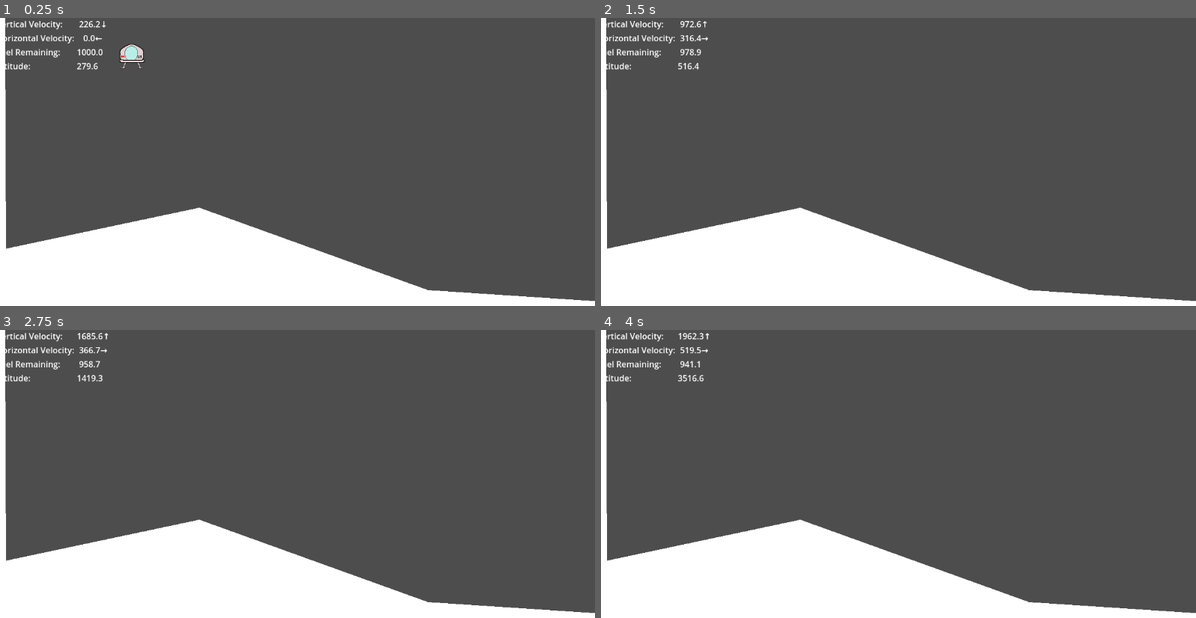
Above: before the commit, frames 1-4 (two rows, left to right).
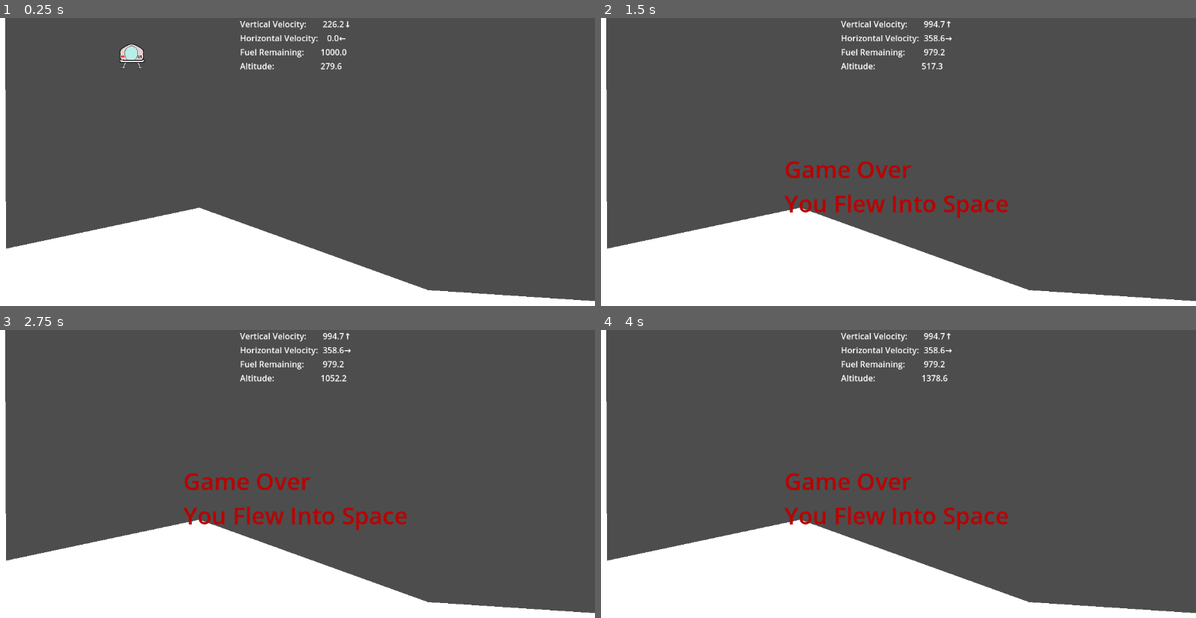
Above: after the commit, the same moments.

Repository: BriarSMC/LunarLander
Game: Godot game, scene res://scenes/start_level.tscn
The game is run twice, just before and just after one commit, with the same random seed, the same clock (stepped at 60 frames per second) and the same inputs.
Inputs:
- Up to frame 1 (0.25 s): no input
- Up to frame 2 (1.5 s): hold Right (go_right) 0.53-1.28 s; hold Space (engine_control) 0.53-1.28 s; hold Left (go_left) from 1.28 s (still down); tap Space (engine_control) at 1.35 s
- Up to frame 3 (2.75 s): release Left (go_left) at 2.03 s; hold Right (go_right) from 2.03 s (still down); hold Space (engine_control) from 2.03 s (still down)
- Up to frame 4 (4 s): release Space (engine_control) at 2.78 s; tap Space (engine_control) at 2.85 s; release Right (go_right) at 3.53 s; hold Left (go_left) from 3.53 s (still down); hold Space (engine_control) from 3.53 s (still down)

The runs differ from the first frame. In frame 1, 1.3% of the frame differs, in the area x 0-59%, y 1-18%; in frame 2, 2.6%; in frame 3, 2.6%, in the area x 0-69%, y 1-70%; in frame 4, 2.6%.

Commit message:
fix HUD and game over

Diff:
--- a/scenes/hud.tscn
+++ b/scenes/hud.tscn
@@ -2,50 +2,74 @@
 
 [ext_resource type="Script" path="res://scripts/hud.gd" id="1_i2qmi"]
 
-[node name="HUD" type="Control"]
+[node name="HUD" type="CanvasLayer"]
+script = ExtResource("1_i2qmi")
+
+[node name="UI" type="Control" parent="."]
 layout_mode = 3
 anchors_preset = 15
 anchor_right = 1.0
 anchor_bottom = 1.0
 grow_horizontal = 2
 grow_vertical = 2
-script = ExtResource("1_i2qmi")
 
-[node name="HBoxContainer" type="HBoxContainer" parent="."]
-layout_mode = 0
-offset_right = 40.0
-offset_bottom = 40.0
+[node name="HBoxContainer" type="HBoxContainer" parent="UI"]
+layout_mode = 1
+anchors_preset = 5
+anchor_left = 0.5
+anchor_right = 0.5
+offset_left = -82.5
+offset_right = 82.5
+offset_bottom = 104.0
+grow_horizontal = 2
 
-[node name="Headings" type="VBoxContainer" parent="HBoxContainer"]
+[node name="Headings" type="VBoxContainer" parent="UI/HBoxContainer"]
 layout_mode = 2
 
-[node name="VerticalVelocity" type="Label" parent="HBoxContainer/Headings"]
+[node name="VerticalVelocity" type="Label" parent="UI/HBoxContainer/Headings"]
 layout_mode = 2
 text = "Vertical Velocity:"
 
-[node name="HorizontalVelocity" type="Label" parent="HBoxContainer/Headings"]
+[node name="HorizontalVelocity" type="Label" parent="UI/HBoxContainer/Headings"]
 layout_mode = 2
 text = "Horizontal Velocity:"
 
-[node name="FuelRemaining" type="Label" parent="HBoxContainer/Headings"]
+[node name="FuelRemaining" type="Label" parent="UI/HBoxContainer/Headings"]
 layout_mode = 2
 text = "Fuel Remaining:"
 
-[node name="Altitude" type="Label" parent="HBoxContainer/Headings"]
+[node name="Altitude" type="Label" parent="UI/HBoxContainer/Headings"]
 layout_mode = 2
 text = "Altitude:"
 
-[node name="Values" type="VBoxContainer" parent="HBoxContainer"]
+[node name="Values" type="VBoxContainer" parent="UI/HBoxContainer"]
 layout_mode = 2
 
-[node name="VerticalVelocity" type="Label" parent="HBoxContainer/Values"]
+[node name="VerticalVelocity" type="Label" parent="UI/HBoxContainer/Values"]
+layout_mode = 2
+text = "0"
+
+[node name="HorzontalVelocity" type="Label" parent="UI/HBoxContainer/Values"]
 layout_mode = 2
 
-[node name="HorzontalVelocity" type="Label" parent="HBoxContainer/Values"]
+[node name="FuelRemaning" type="Label" parent="UI/HBoxContainer/Values"]
 layout_mode = 2
 
-[node name="FuelRemaning" type="Label" parent="HBoxContainer/Values"]
+[node name="Altitude" type="Label" parent="UI/HBoxContainer/Values"]
 layout_mode = 2
 
-[node name="Altitude" type="Label" parent="HBoxContainer/Values"]
-layout_mode = 2
+[node name="GameOver" type="Label" parent="UI"]
+layout_mode = 1
+anchors_preset = 8
+anchor_left = 0.5
+anchor_top = 0.5
+anchor_right = 0.5
+anchor_bottom = 0.5
+offset_left = -0.5
+offset_top = -21.0
+offset_right = 0.5
+offset_bottom = 21.0
+grow_horizontal = 2
+grow_vertical = 2
+theme_override_colors/font_color = Color(0.733333, 0, 0, 1)
+theme_override_font_sizes/font_size = 45
--- a/scenes/start_level.tscn
+++ b/scenes/start_level.tscn
@@ -7,6 +7,14 @@
 rough = true
 
 [node name="StartLevel" type="Node2D"]
+
+[node name="Boundries" type="Node2D" parent="."]
+
+[node name="LeftBoundry" type="Marker2D" parent="Boundries"]
+position = Vector2(0, -100)
+
+[node name="RightBoundry" type="Marker2D" parent="Boundries"]
+position = Vector2(3900, -100)
 
 [node name="surface" type="StaticBody2D" parent="."]
 position = Vector2(509, 482)
@@ -22,10 +30,10 @@
 scale = Vector2(2.07616, 1)
 polygon = PackedVector2Array(-534.159, -912, -512.966, -913, -511.077, -66.9953, -491.471, -75.6452, -332, -146, -120,  …(192 unchanged characters)…
 
-[node name="Lander" parent="." node_paths=PackedStringArray("hud") instance=ExtResource("1_6fapf")]
+[node name="Lander" parent="." node_paths=PackedStringArray("hud", "left_boundry_marker") instance=ExtResource("1_6fapf")]
 editor_description = "Lander Custom sObject"
 position = Vector2(261, 46)
 hud = NodePath("../HUD")
+left_boundry_marker = NodePath("../Boundries/LeftBoundry")
 
 [node name="HUD" parent="." instance=ExtResource("2_w431u")]
-editor_description = "HUD (Heads-Up Display) Custom Object"
--- a/scripts/altimeter.gd
+++ b/scripts/altimeter.gd
@@ -24,7 +24,7 @@
 
 # private variables
 
-var _hud: Control
+var _hud: CanvasLayer
 var _active := true
 
 # onready variables
--- a/scripts/hud.gd
+++ b/scripts/hud.gd
@@ -1,5 +1,5 @@
 class_name HUD
-extends Control
+extends CanvasLayer
 
 
 #region Description
@@ -16,6 +16,7 @@
 
 signal hud_velocity_fuel_changed (linear_velocity: Vector2, fuel_on_board: float)
 signal hud_altitude_changed (altitude: float)
+signal hud_gameover_changed (message: String, success: bool)
 
 # enums
 
@@ -30,10 +31,11 @@
 # onready variables
 
 # Pointers to HUD components
-@onready var vvel_value := $HBoxContainer/Values/VerticalVelocity
-@onready var hvel_value := $HBoxContainer/Values/HorzontalVelocity
-@onready var fuel_value := $HBoxContainer/Values/FuelRemaning
-@onready var altitude  := $HBoxContainer/Values/Altitude
+@onready var vvel_value := $UI/HBoxContainer/Values/VerticalVelocity
+@onready var hvel_value := $UI/HBoxContainer/Values/HorzontalVelocity
+@onready var fuel_value := $UI/HBoxContainer/Values/FuelRemaning
+@onready var altitude	:= $UI/HBoxContainer/Values/Altitude
+@onready var gameover 	:= $UI/GameOver
 
 #endregion
 
@@ -52,6 +54,7 @@
 func _ready():
 	hud_velocity_fuel_changed.connect(_new_velocity_fuel_values)
 	hud_altitude_changed.connect(_new_altitude)
+	hud_gameover_changed.connect(_gameover)
 
 
 # Built-in Signal Callbacks
@@ -110,5 +113,19 @@
 func _new_altitude(alt: float) -> void:
 	altitude.text = "%.1f" % alt
 
+# _gameover(message)
+# Display altitude on the HUD
+#
+# Parameters
+#	message: String					Message to display in game over box
+# Return
+#	None
+#==
+# Set the HUD label value for game over
+func _gameover(message: String, success: bool = false) -> void:
+	if success:
+		gameover.add_theme_color_override("font_color", Color.GREEN)
+	gameover.text = message
+
 
 # Subclasses
--- a/scripts/lander.gd
+++ b/scripts/lander.gd
@@ -33,29 +33,35 @@
 
 # enums
 
+enum lander_states {INFLIGHT, LANDED, CRASHED, LEFTSCREEN}
+
 # constants
 
 # exports (The following properties must be set in the Inspector by the designer)
 
-@export var max_vertical_velocity := 800.0
-@export var max_horizontal_velocity := 400.0
+@export var max_vertical_velocity := 400.0
+@export var max_horizontal_velocity := 100.0
 @export var fuel_on_board := 1000.0
 @export var engine_burn_rate := 20.0
 @export var directional_burn_rate := 5.0
 @export var directional_thrust := 10.0
 @export var engine_thrust := 50.0
-# Instead of finding the HUD node at runtime we assign the HUD pointer
+# Instead of finding the node at runtime we assign the node's pointer
 # with the Editor Inspector. From the scene containing Lander drag the
-# HUD node to this exposed variable.
-@export var hud: Control
+# node to this exposed variable.
+@export var hud: CanvasLayer
+@export var left_boundry_marker: Marker2D
 
 # public variables
 
 # private variables
 
 var engine_thrust_vector := Vector2(0, - engine_thrust)
+var lander_state: int = lander_states.INFLIGHT
+var active := true
 var crashed := false
 var landed := false
+var too_high := false
 var engines_shutdown := false
 var previous_velocity: Vector2
 
@@ -89,13 +95,14 @@
 # Return
 #	None
 #==
-# Step 1: Ignore if we have landed or crashed (i.e. no longer flying)
+# Step 1: Ignore if no longer active
 # Step 2: Preserve the previous velocity for HUD purposes
 # Step 3: Accept user inputs to maneuver the lander
 # Step 4: Update the HUD
+# Step 5: Check lander state
 func _physics_process(delta):
 # Step 1
-	if crashed or landed: return
+	if not active: return
 # Step 2
 	printt(" physics_process -> Linear: ", linear_velocity, "   Prev: ", previous_velocity)
 	previous_velocity = linear_velocity
@@ -103,6 +110,11 @@
 	_maneuver(delta)
 # Step 4
 	hud.emit_signal("hud_velocity_fuel_changed", previous_velocity, fuel_remaining)
+# Step 5
+	lander_state = _check_lander_state()
+	if lander_state != lander_states.INFLIGHT:
+		active = false
+		game_over()
 
 
 # Built-in Signal Callbacks
@@ -117,13 +129,13 @@
 # Return
 #	None
 #==
-# Step 1: Ignore if we have crashed or landed
+# Step 1: Ignore if we not in flight
 # Step 2: Shut the engines down
 # Step 3: See if we landed safely or crashed
 func _on_detect_landing_body_entered(_body):
 	print("_on_detect_landing signal fired")
 # Step 1
-	if crashed or landed: return
+	if lander_state != lander_states.INFLIGHT: return
 # Step 2
 	engines_shutdown = true
 # Step 3: See if we landed within maximum limits
@@ -173,11 +185,12 @@
 #==
 # Step 1: Set flag that we have crashed
 # Step 2: Tell the Altimeter to stop updating HUD
-# Step 3: Update HUD with velocity and fuel values
+# Step 3: Update HUD
 func we_crashed(vel: Vector2) -> void:
 # Step 1
 	print("we_crashed signal fired")
 	crashed = true
+	lander_state = lander_states.CRASHED
 # Step 2
 	$Altimeter.altimeter_stopped.emit()
 # Step 3
@@ -201,6 +214,7 @@
 	print("we_landed signal fired")
 	print("Rotation: ", rotation_degrees)
 	landed = true
+	lander_state = lander_states.LANDED
 # Step 2
 	$Altimeter.altimeter_stopped.emit()
 # Step 3
@@ -241,4 +255,53 @@
 		fuel_remaining -= directional_burn_rate * delta
 
 
+# _check_lander_state() -> enum:
+# Check to see if we need to end the game.
+# Did lander:
+#	o Still in flight
+#	o Land safely
+#	o Crash
+#	o Go off screen
+#
+# Parameters
+#	None
+# Return
+#	lander_state: enum
+#==
+# Check in order of Severe to Normal and return the appropriate state
+func _check_lander_state() -> int:
+	if position.y < left_boundry_marker.position.y:
+		too_high = true
+		return lander_states.LEFTSCREEN
+
+	if crashed:
+		return lander_states.CRASHED
+
+	if landed:
+		return lander_states.LANDED
+
+	return lander_states.INFLIGHT
+
+
+
+# game_over()
+# Do whatever is needed when a game is over
+#
+# Parameters
+#	param: type						Description
+# Return
+#	None
+#	value							Description
+#==
+# What the code is doing (steps)
+func game_over() -> void:
+	match lander_state:
+		lander_states.LEFTSCREEN:
+			hud.hud_gameover_changed.emit("Game Over\nYou Flew Into Space", false)
+		lander_states.CRASHED:
+			hud.hud_gameover_changed.emit("Game Over\nYou Crashed!", false)
+		lander_states.LANDED:
+			hud.hud_gameover_changed.emit("You landed safely!", true)
+
+
 # Subclasses
